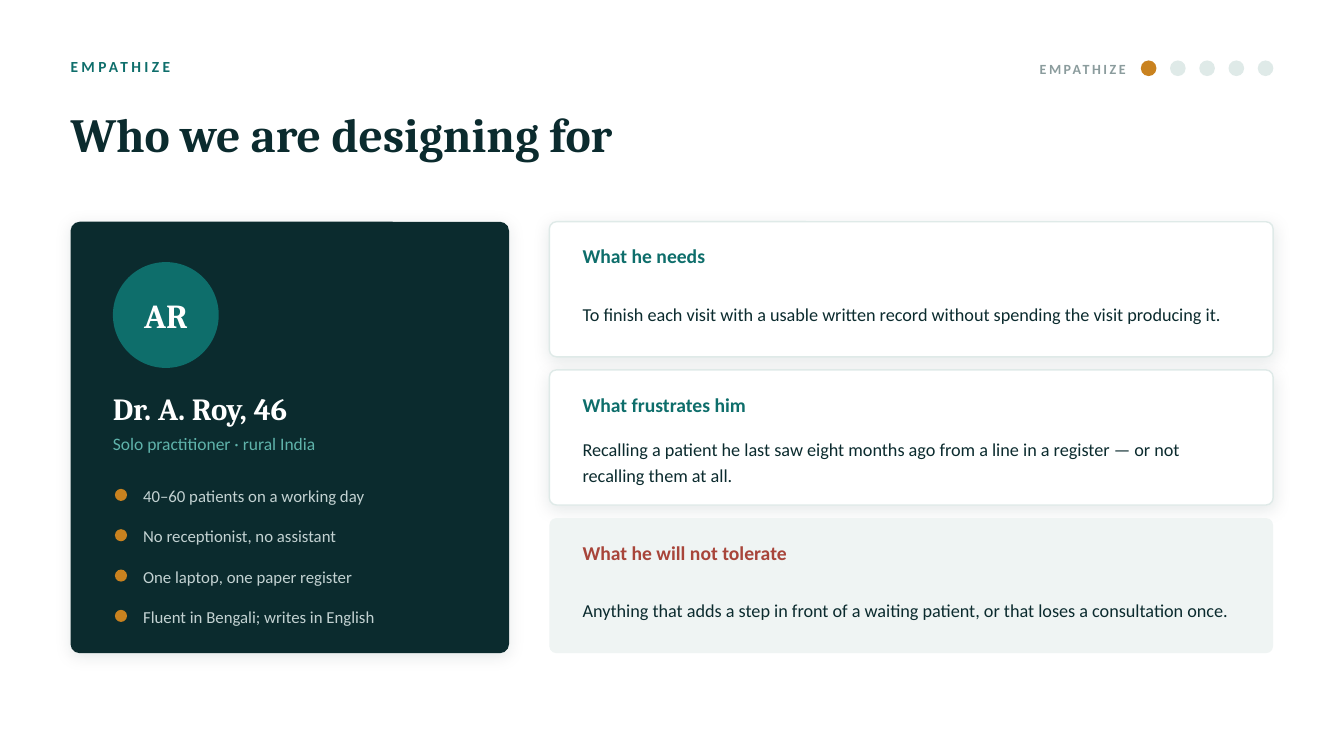
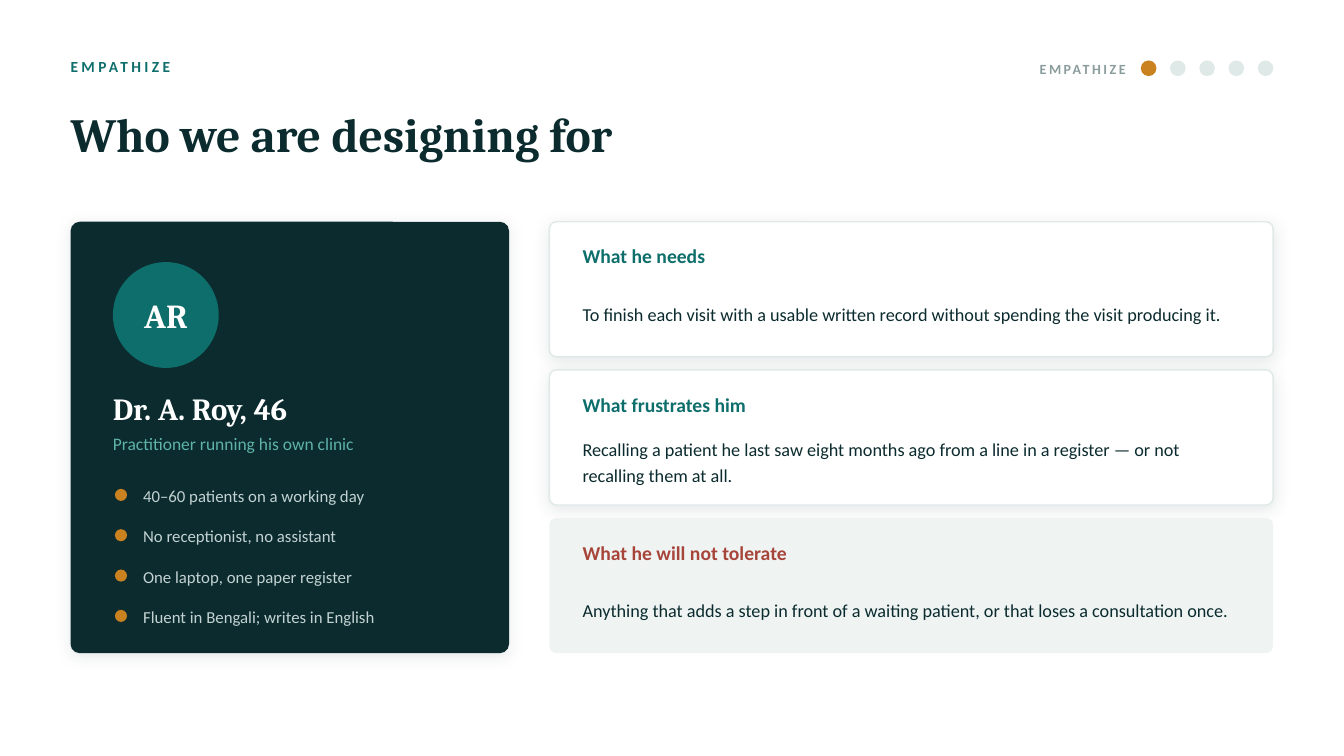
Before and after one commit to realishaanseal/clinicos, a slide deck: slide 7 of artifacts/ClinicOS_DesignThinking_Deck.pptx. Drawn at 1344x756 pixels with LibreOffice and Linux fonts; fonts in the diff are those of the drawing. Boxes give left, top, right and bottom in pixels: in the first picture for what was removed or moved away, otherwise in the second. Text is boxed around its words. In the diff, an @@ line names an element or a change of style, - is before the commit and + after.

```diff
--- a/artifacts/ClinicOS_DesignThinking_Deck.pptx
+++ b/artifacts/ClinicOS_DesignThinking_Deck.pptx
@@ text at <box>113,438,354,453</box>: text changed @@
-Solo practitioner · rural India
+Practitioner running his own clinic
```
Also in this commit, not shown: 5 other slides changed, 2 other files.
